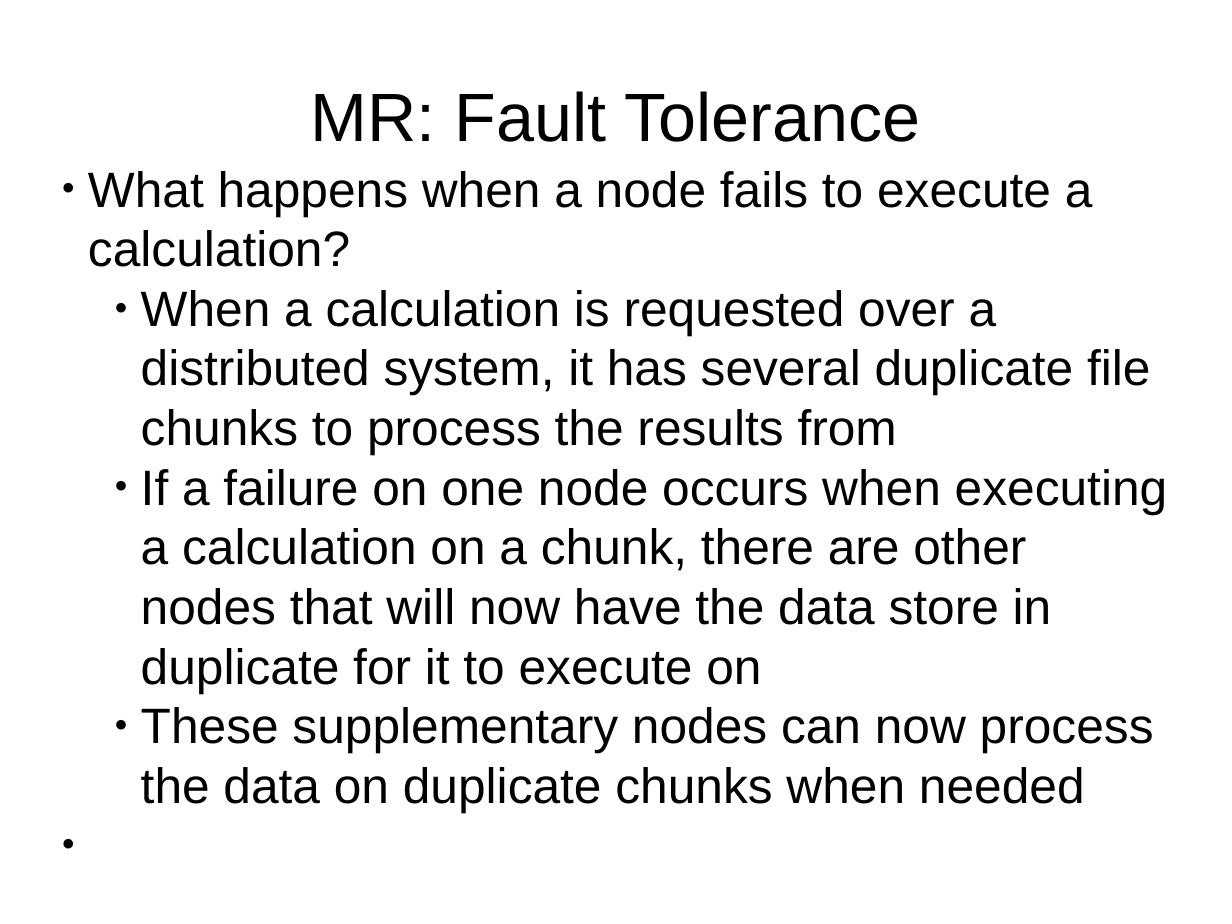
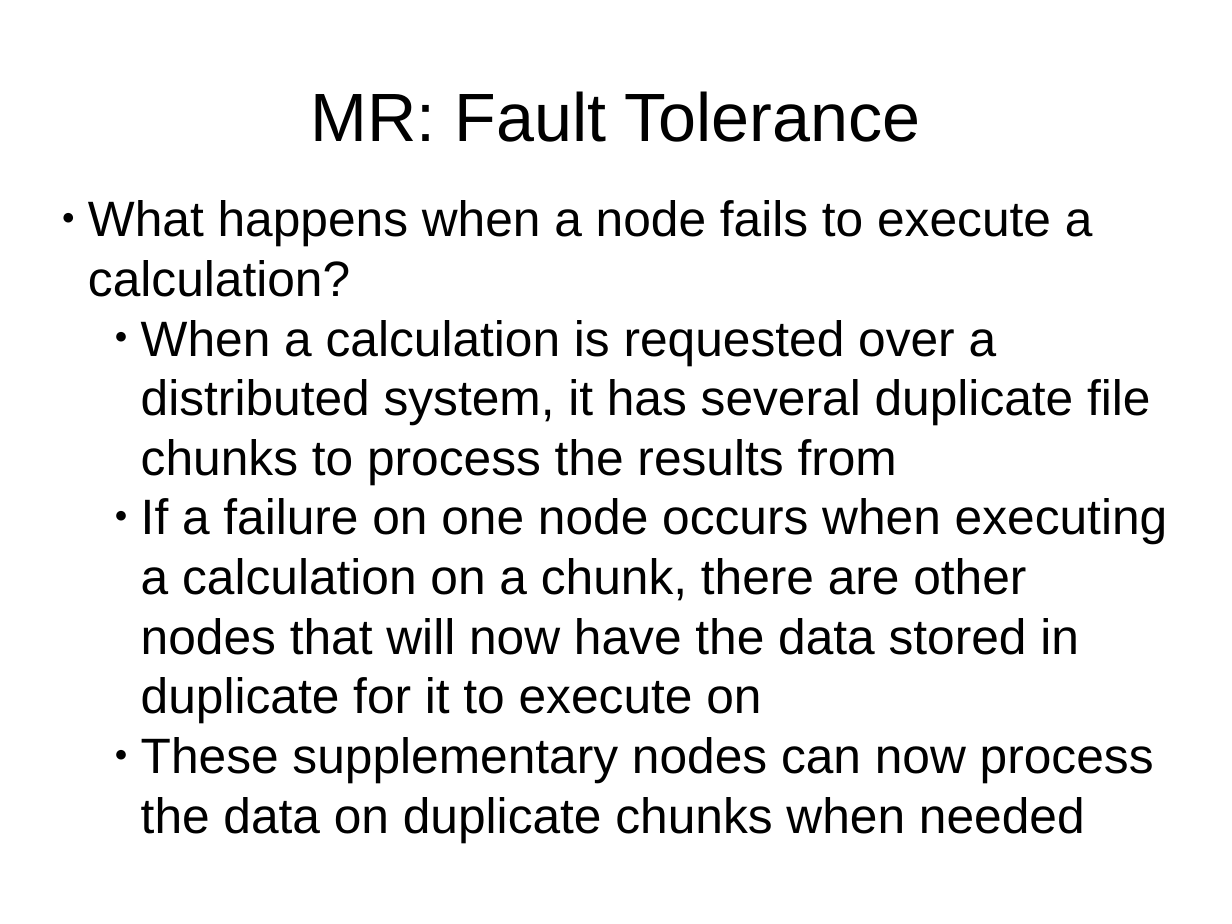
Before and after one commit to twcannon/MSDataSci, a slide deck: slide 14 of CSIS604/projects/assignment_4/assignment_4_ppt.pptx (slide 16 before the commit). Drawn at 1232x924 pixels with LibreOffice and Linux fonts; fonts in the diff are those of the drawing. Boxes give left, top, right and bottom in pixels: in the first picture for what was removed or moved away, otherwise in the second. Text is boxed around its words. In the diff, an @@ line names an element or a change of style, - is before the commit and + after.

```diff
--- a/CSIS604/projects/assignment_4/assignment_4_ppt.pptx
+++ b/CSIS604/projects/assignment_4/assignment_4_ppt.pptx
@@ text at box(141, 498, 1168, 723): text changed @@
-    ● If a failure on one node occurs when executing a calculation on a chunk, there are other nodes that will now have the data store in duplicate for it to execute on
+    ● If a failure on one node occurs when executing a calculation on a chunk, there are other nodes that will now have the data stored in duplicate for it to execute on
```
Also in this commit, not shown: 11 other slides changed, 2 slides removed, 6 other files.
